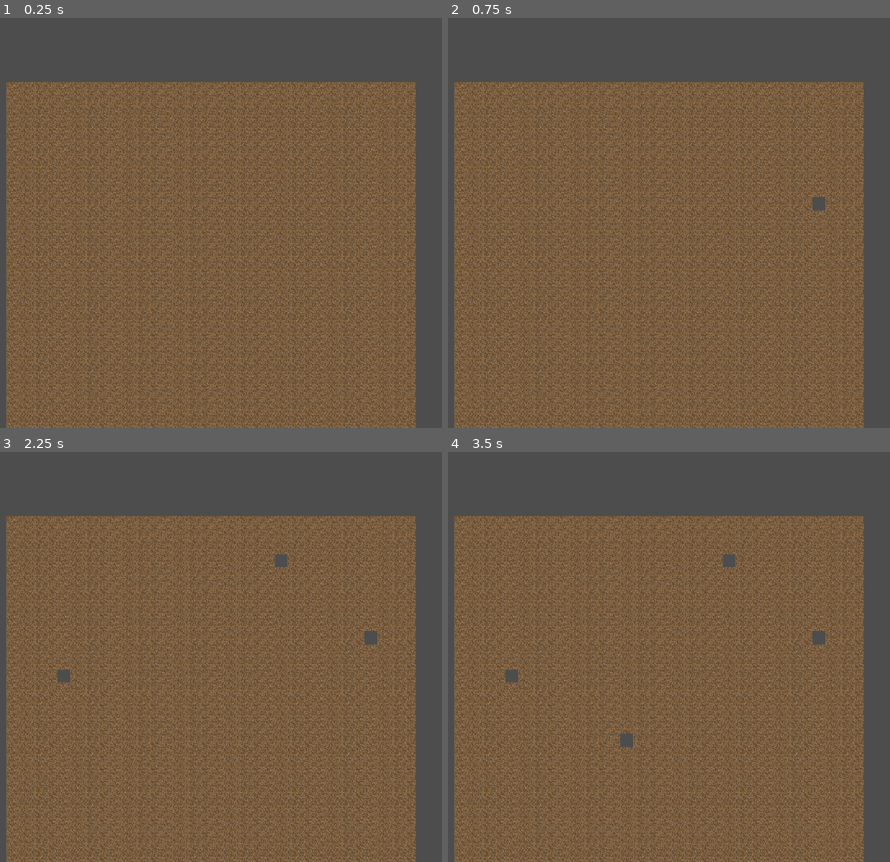
Above: before the commit, frames 1-4 (two rows, left to right).
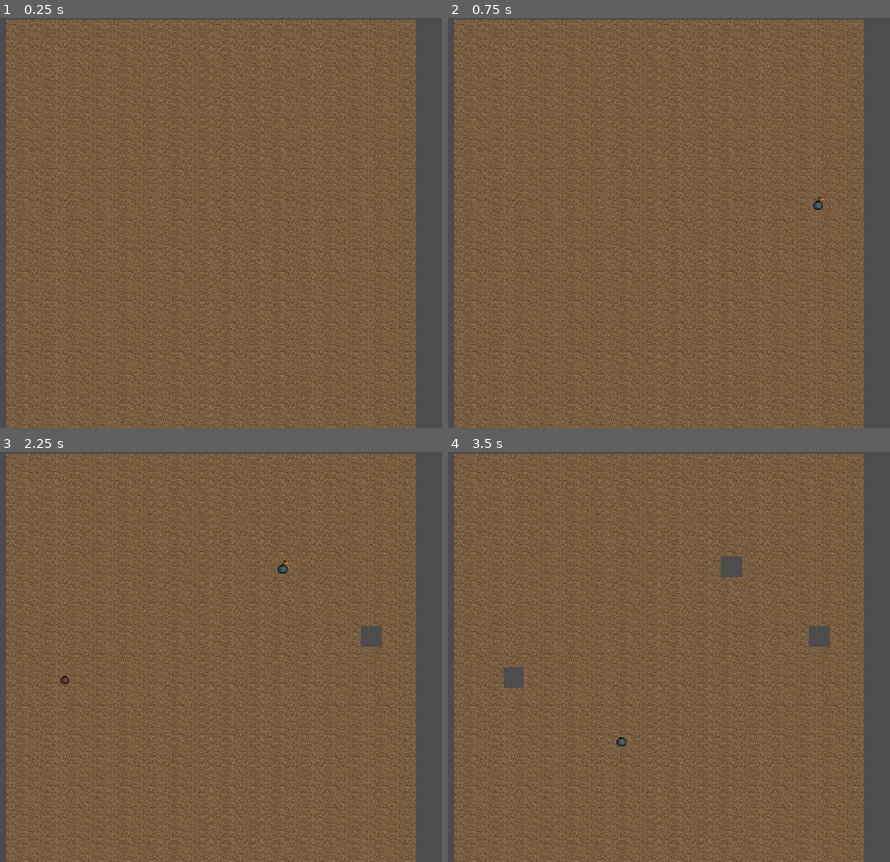
Above: after the commit, the same moments.

Repository: ProgrammingLogic/Alchemy_Game_Jam_7
Game: Godot game, scene res://game/game.tscn
The game is run twice, just before and just after one commit, with the same random seed, the same clock (stepped at 60 frames per second) and the same inputs.
Inputs (mouse positions are in pixels of both pictures, inside the frame that each line leads up to):
- Up to frame 1 (0.25 s): no input
- Up to frame 2 (0.75 s): tap Enter at 0.5 s; move the mouse to (819, 202) at 0.52 s; click (819, 202) at 0.6 s
- Up to frame 3 (2.25 s): tap Space at 1.25 s; move the mouse to (66, 677) at 1.27 s; click (66, 677) at 1.35 s; move the mouse to (282, 566) at 2.02 s; click (282, 566) at 2.1 s
- Up to frame 4 (3.5 s): move the mouse to (620, 739) at 2.77 s; click (620, 739) at 2.85 s

The runs differ from the first frame. In frame 1, 31% of the frame differs, in the area x 1-95%, y 0-100%; in frame 2, 31%; in frame 3, 31%; in frame 4, 31%.

Commit message:
feature: destroy tiles in rect around bomb

Diff:
--- a/game/minigames/blow_up_the_dam/blow_up_the_dam.gd
+++ b/game/minigames/blow_up_the_dam/blow_up_the_dam.gd
@@ -10,7 +10,7 @@
 
 
 func _setup_tile_map() -> void:
-	tile_map = BlowUpTheDamTileMap.new()
+	tile_map = BlowUpTheDamTileMap.new(game)
 	add_child(tile_map)
 
 
@@ -19,9 +19,8 @@
 		_place_bomb()
 
 
-func _place_bomb():
+func _place_bomb() -> void:
 	var g_mouse: Vector2 = get_viewport().get_mouse_position()
-	var l_mouse: Vector2 = tile_map.to_local(g_mouse)
-	var cell: Vector2i = tile_map.local_to_map(l_mouse)
-	print("clearing cell (%d, %d)" % [cell.x, cell.y])
-	tile_map.erase_cell(cell)
+	var bomb = Bomb.new(game, tile_map, g_mouse)
+	add_child(bomb)
+	bomb.play()
--- a/game/minigames/blow_up_the_dam/blow_up_the_dam_map.gd
+++ b/game/minigames/blow_up_the_dam/blow_up_the_dam_map.gd
@@ -1,9 +1,15 @@
 extends TileMapLayer
 class_name BlowUpTheDamTileMap
 
-const GRID_WIDTH := 32
-const GRID_HEIGHT := 32
-const BASE_TILE_SIZE := Vector2(32, 32)
+var game: Game
+
+const GRID_WIDTH := 1000
+const GRID_HEIGHT := 1000
+const BASE_TILE_SIZE := Vector2i(32, 32)
+
+
+func _init(n_game: Game):
+	game = n_game
 
 
 func _ready() -> void:
@@ -35,3 +41,46 @@
 	scale = Vector2(scale_factor, scale_factor)
 
 	position = (screen_size - base_map_size * scale_factor) / 2
+
+
+func get_global_position_of_cell(cell: Vector2i) -> Vector2:
+	return to_global(cell * BASE_TILE_SIZE)
+
+
+func get_global_rect_of_cell(cell: Vector2i) -> Rect2:
+	var center: Vector2 = get_global_position_of_cell(cell)
+	var half_size = Vector2(tile_set.tile_size) / 2.0
+
+	return Rect2(
+		center - half_size,
+		tile_set.tile_size,
+	)
+
+
+func get_cells_in_rect(search_global_rect: Rect2i) -> Array[Vector2i]:
+	var result: Array[Vector2i] = []
+
+	var top_left_cell = local_to_map(to_local(search_global_rect.position))
+	var bottom_right_cell = local_to_map(to_local(search_global_rect.end))
+
+	for x in range(top_left_cell.x, bottom_right_cell.x + 1):
+		for y in range(top_left_cell.y, bottom_right_cell.y + 1):
+			var cell = Vector2i(x, y)
+			var cell_global_rect = get_global_rect_of_cell(cell)
+
+			if search_global_rect.intersects(cell_global_rect):
+				result.append(cell)
+
+	return result
+
+
+func get_cells_in_circle(search_global_circle: CircleShape2D) -> Array[Vector2i]:
+	var result: Array[Vector2i] = []
+
+	return result
+
+
+func get_cells_in_polygon(search_global_polygon: Polygon2D) -> Array[Vector2i]:
+	var result: Array[Vector2i] = []
+
+	return result
--- a/game/minigames/blow_up_the_dam/bomb.gd
+++ b/game/minigames/blow_up_the_dam/bomb.gd
@@ -1,113 +1,50 @@
 class_name Bomb
-extends Polygon2D
+extends AnimatedSprite2D
 
 
-@onready var radius: float = 14.0
-@onready var sides: int = 4
-@onready var bomb_asset = preload("res://assets/bomb_explosion.tres")
-@onready var bomb_sprite: AnimatedSprite2D
-@onready var static_body: StaticBody2D
-@onready var collision_polygon: CollisionPolygon2D
-@onready var area: Area2D
+@onready var bomb_animation = preload("res://assets/animations/bomb.tres")
 
-signal explosion_completed
+var game_tile_map: BlowUpTheDamTileMap
+var game: Game
+var size = Vector2(32, 32)
 
 
-func _init(pos: Vector2):
+func _init(n_game: Game, tile_map: BlowUpTheDamTileMap, pos: Vector2) -> void:
+	game = n_game
+	game_tile_map = tile_map
 	position = pos
-	color = Color(0, 0, 0, 0)
 
 
-func _ready():
-	_create()
-	start_explosion()
+func _ready() -> void:
+	_create_sprite()
 
 
-func _create():
-	set_polygon(_calculate_points())
-	_create_collision_polygon()
-	_create_static_body()
-	_create_bomb_sprite()
-	_create_area()
+func _create_sprite() -> void:
+	set_sprite_frames(bomb_animation)
+	speed_scale = 2
+	animation_finished.connect(_on_animation_finished)
 
-
-func _calculate_points() -> Array[Vector2]:
-	var points: Array[Vector2] = []
-
-	for i in sides:
-		var angle = i * TAU / sides
-
-		points.append(
-			Vector2(cos(angle), sin(angle)) *
-			radius
-		)
-
-	return points
-
-
-func _create_bomb_sprite() -> void:
-	bomb_sprite = AnimatedSprite2D.new()
-	bomb_sprite.set_sprite_frames(bomb_asset)
-	bomb_sprite.speed_scale = 2
-	bomb_sprite.animation_finished.connect(_on_animation_finished)
-	add_child(bomb_sprite)
-
-
-func _create_collision_polygon() -> void:
-	collision_polygon = CollisionPolygon2D.new()
-	collision_polygon.set_polygon(get_polygon())
-	add_child(collision_polygon)
-
-
-func _create_static_body() -> void:
-	static_body = StaticBody2D.new()
-
-	static_body.set_collision_layer_value(1, false) # Wall
-	static_body.set_collision_layer_value(3, true) # Bomb
-	static_body.set_collision_mask_value(2, true) # Destructable
-
-	static_body.add_child(collision_polygon)
-	add_child(static_body)
-
-
-func _create_area() -> void:
-	area = Area2D.new()
-
-	area.set_collision_layer_value(1, false) # Wall
-	area.set_collision_layer_value(3, true) # Bomb
-	area.set_collision_mask_value(2, true) # Destructable
-
-	area.add_child(collision_polygon.duplicate())
-	add_child(area)
+#
+#func _create_tilemap_rect() -> Rect2i:
+	#var rect: Rect2i
+	#
+	#var gtm_pos: Vector2 = game_tile_map.to_local(position)
+	#
+	#rect = Rect2i(
+		#gtm_pos,
+		#size,
+	#)
+	#
+	#return rect
 
 
 func _on_animation_finished() -> void:
-	for p in get_colliding_destructable_polygons():
-		print(p)
-		p.destroy(self)
+	var explosion_global_rect := Rect2(
+		global_position - size / 2,
+		size
+	)
 
+	for cell in game_tile_map.get_cells_in_rect(explosion_global_rect):
+		game_tile_map.erase_cell(cell)
 
-func get_colliding_destructable_polygons() -> Array[Polygon2D]:
-	var result: Array[Polygon2D] = []
-
-	for a in area.get_overlapping_areas():
-		if not a.get_collision_layer_value(2): # Destructable
-			continue
-
-		var parent = a.get_parent()
-
-		if not parent is Polygon2D:
-			continue
-
-		result.append(parent)
-
-	return result
-
-
-func delete() -> void:
 	queue_free()
-
-
-func start_explosion() -> void:
-	if bomb_sprite:
-		bomb_sprite.play()
